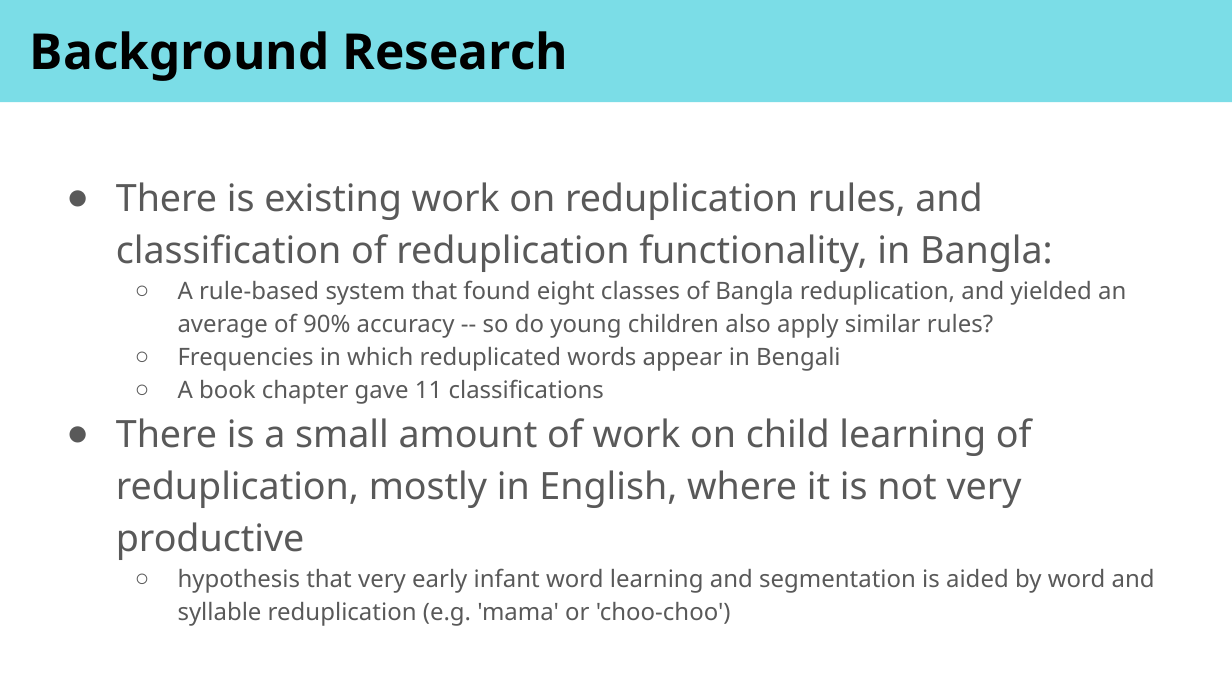
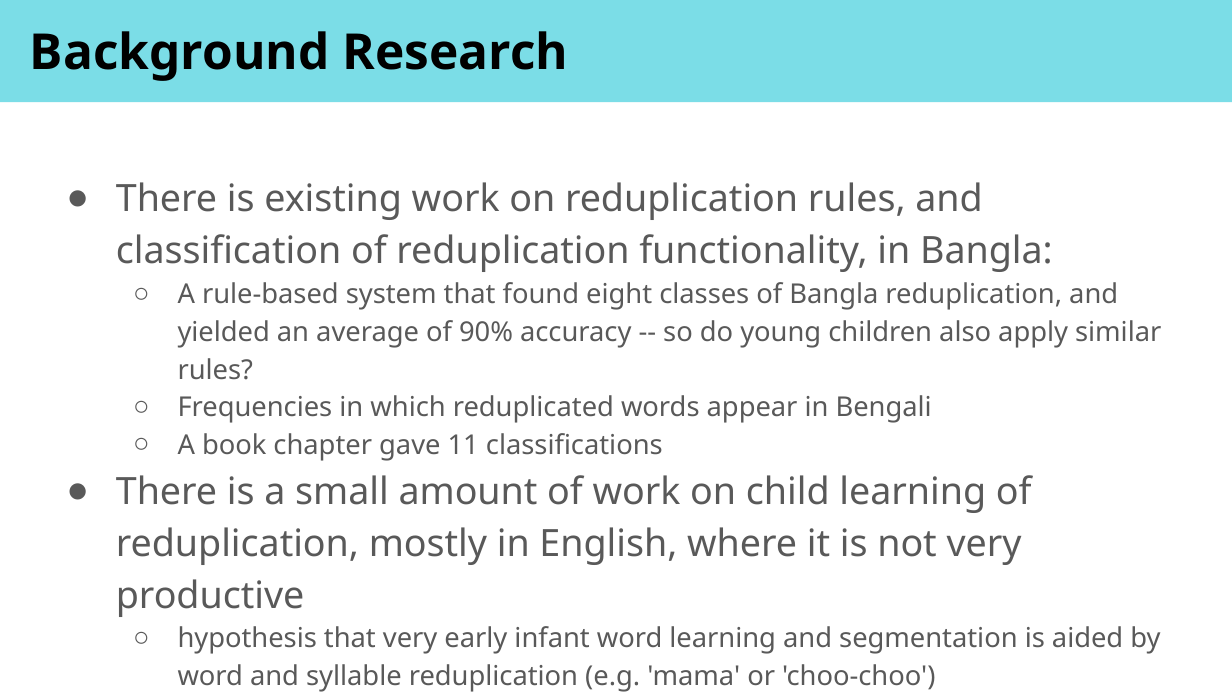
Before and after one commit to shinjinighosh/24.904-Final-Project, a slide deck: slide 3 of 24.904 Final Presentation.odp. Drawn at 1232x693 pixels with LibreOffice and Linux fonts; fonts in the diff are those of the drawing. Boxes give left, top, right and bottom in pixels: in the first picture for what was removed or moved away, otherwise in the second. Text is boxed around its words. In the diff, an @@ line names an element or a change of style, - is before the commit and + after.

Commit message:
updated slides

```diff
--- a/24.904 Final Presentation.odp
+++ b/24.904 Final Presentation.odp
@@ text at box(178, 282, 1161, 692): size 14 to 16 pt in "A rule-based system that found eight classes ...", "Frequencies in which reduplicated words appear in ...", "A book chapter gave 11 classifications", "hypothesis that very early infant word learning ..."; indent changed @@
```
Also in this commit, not shown: 2 other slides changed, 1 slide added, 1 slide removed.
